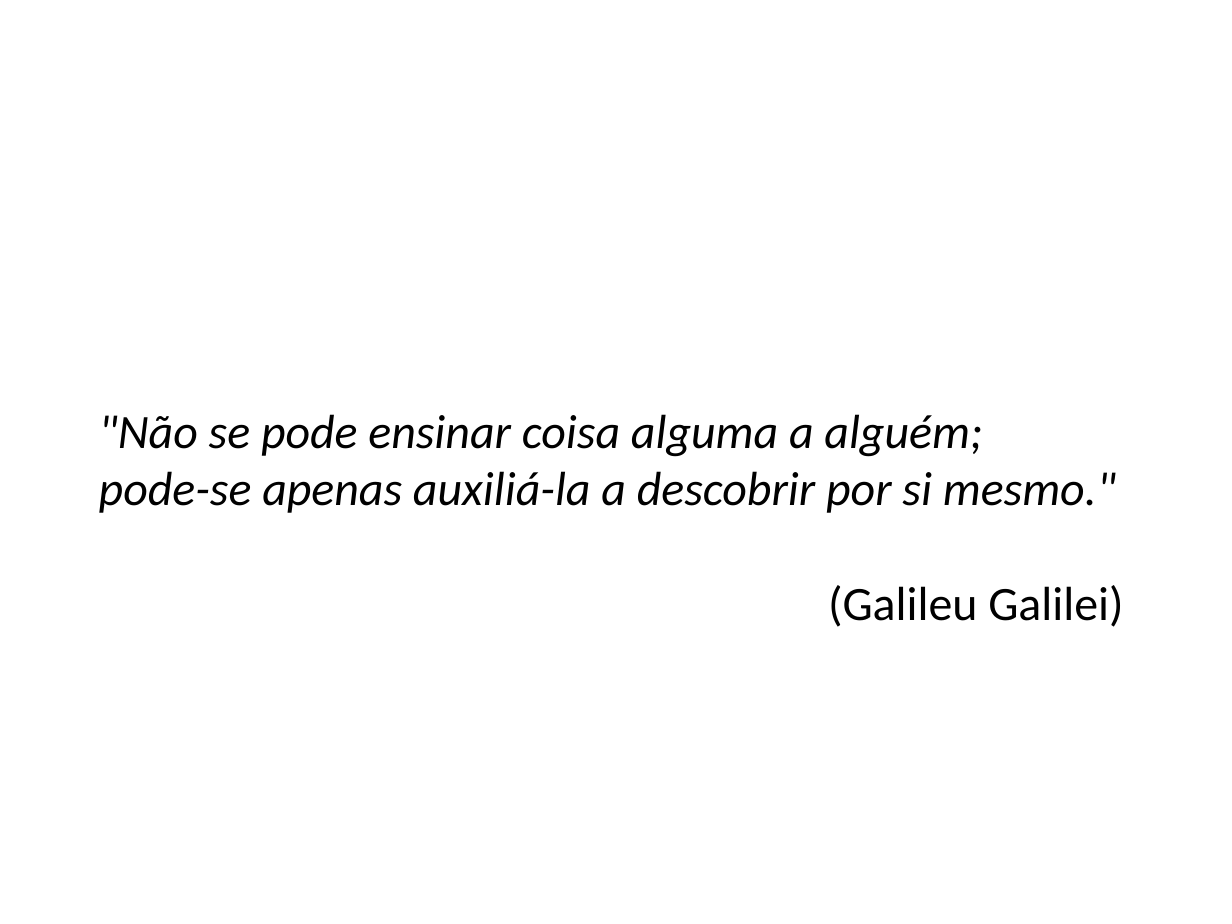
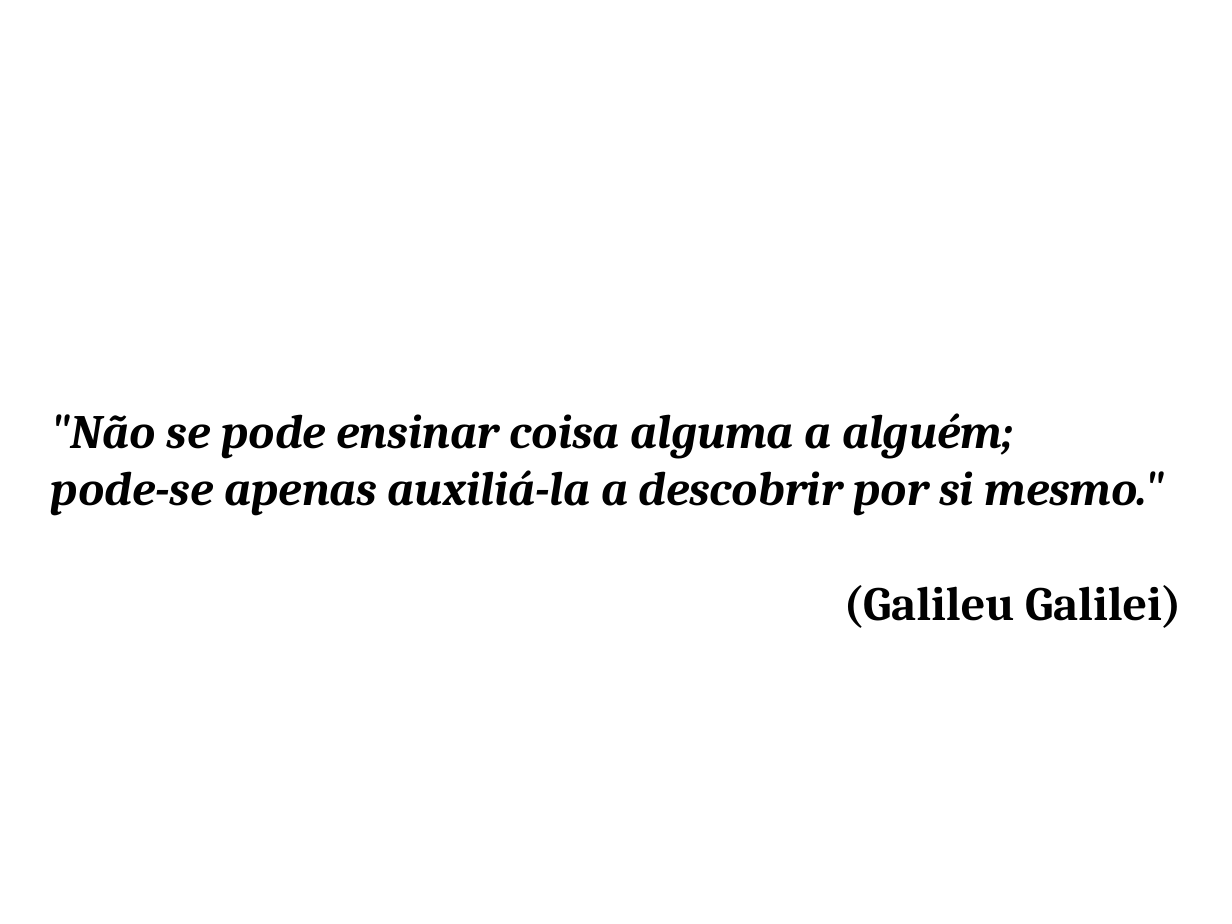
Before and after one commit to mptrv/pagina-pessoal, a slide deck: slide 3 of apresentacoes/frases.pptx (slide 2 before the commit). Drawn at 1232x924 pixels with LibreOffice and Linux fonts; fonts in the diff are those of the drawing. Boxes give left, top, right and bottom in pixels: in the first picture for what was removed or moved away, otherwise in the second. Text is boxed around its words. In the diff, an @@ line names an element or a change of style, - is before the commit and + after.

```diff
--- a/apresentacoes/frases.pptx
+++ b/apresentacoes/frases.pptx
@@ text ""Não se pode ensinar coisa ...": place and size @@
-text ""Não se pode ensinar coisa ..." at bbox=[99, 414, 1123, 627]
+text ""Não se pode ensinar coisa ..." at bbox=[51, 413, 1182, 628]
@@ text ""Não se pode ensinar coisa ..." at bbox=[51, 413, 1182, 628]: font Calibri to Cambria, bold on @@
```
Also in this commit, not shown: 1 other slide changed, 6 slides added.
